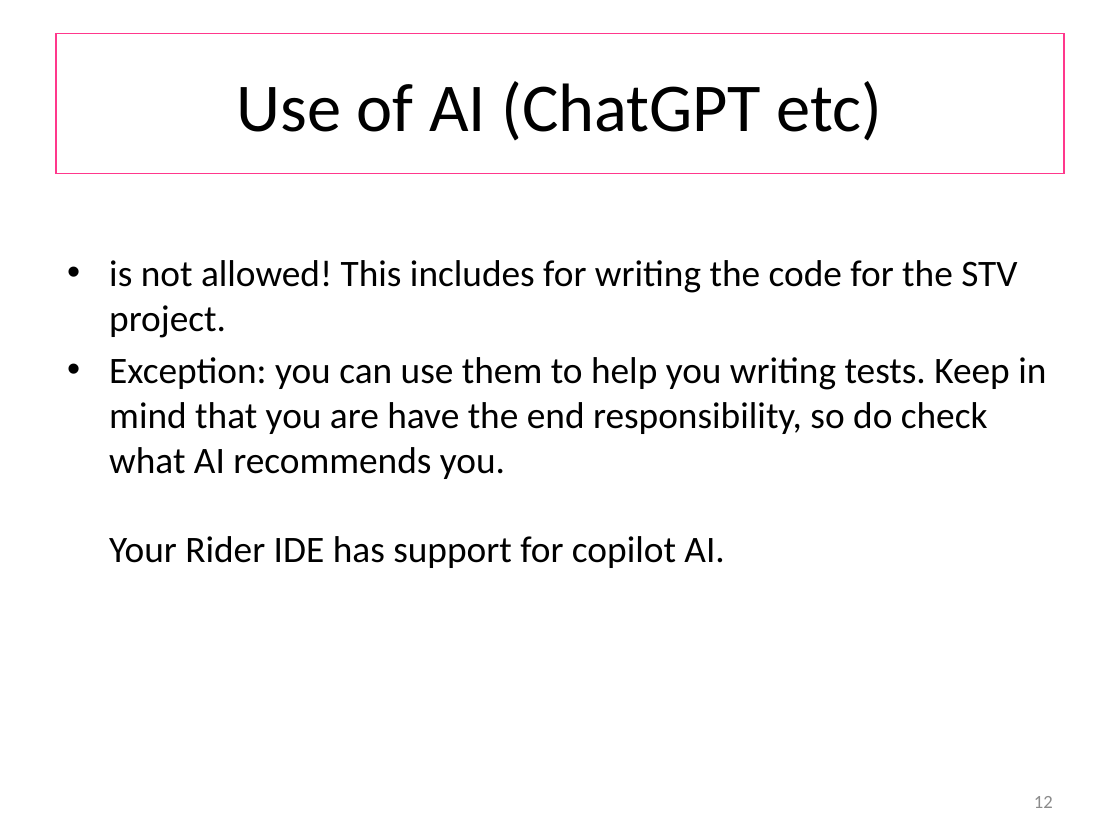
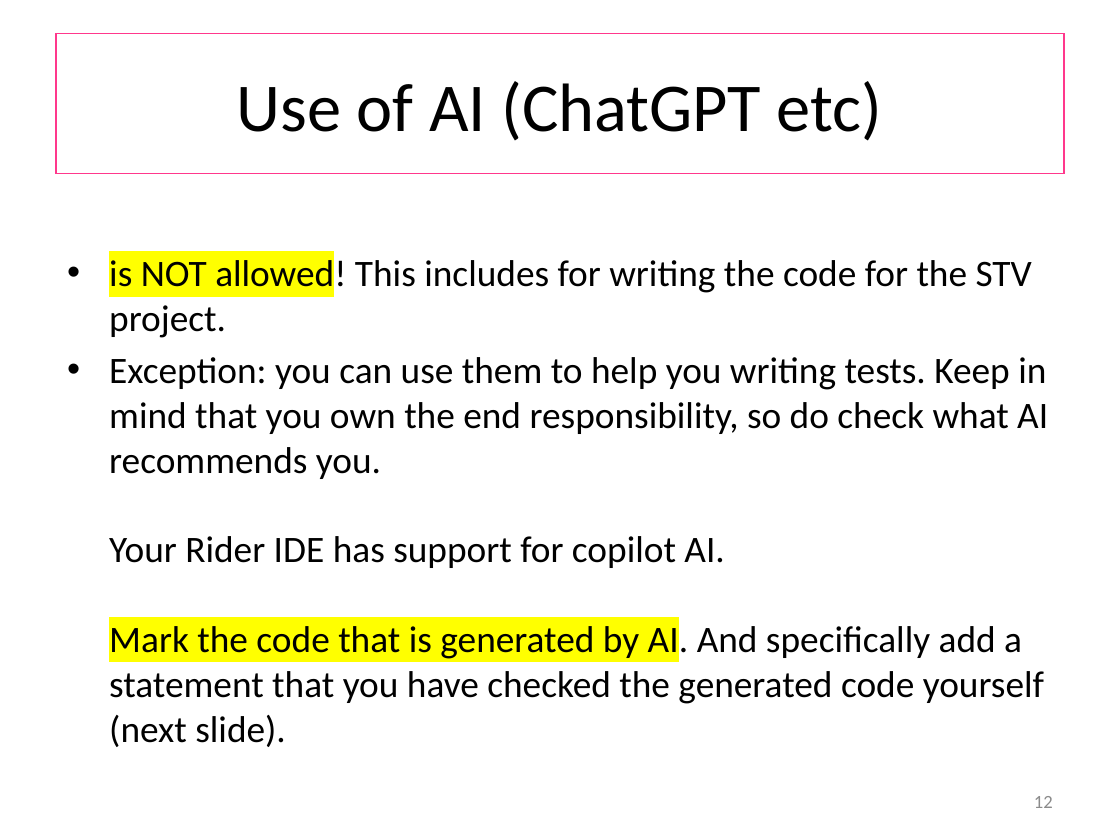
Before and after one commit to wooshrow/b3stv, a slide deck: slide 12 of slides/organization.pptx. Drawn at 1120x840 pixels with LibreOffice and Linux fonts; fonts in the diff are those of the drawing. Boxes give left, top, right and bottom in pixels: in the first picture for what was removed or moved away, otherwise in the second. Text is boxed around its words. In the diff, an @@ line names an element or a change of style, - is before the commit and + after.

```diff
--- a/slides/organization.pptx
+++ b/slides/organization.pptx
@@ text at <box>109,255,1048,747</box>: text changed @@
-• is not allowed! This includes for writing the code for the STV project.
-• Exception: you can use them to help you writing tests. Keep in mind that you are have the end responsibility, so do check what AI recommends you.
-  Your Rider IDE has support for copilot AI.
+• is NOT allowed! This includes for writing the code for the STV project.
+• Exception: you can use them to help you writing tests. Keep in mind that you own the end responsibility, so do check what AI recommends you.
+  Your Rider IDE has support for copilot AI.
+  Mark the code that is generated by AI. And specifically add a statement that you have checked the generated code yourself (next slide).
```
Also in this commit, not shown: 1 slide added, 12 other files.
